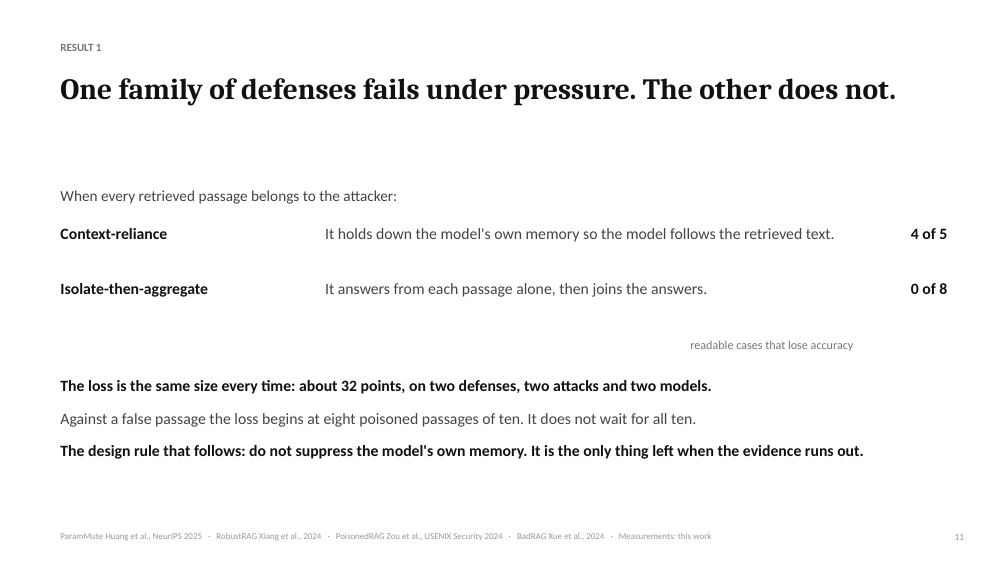
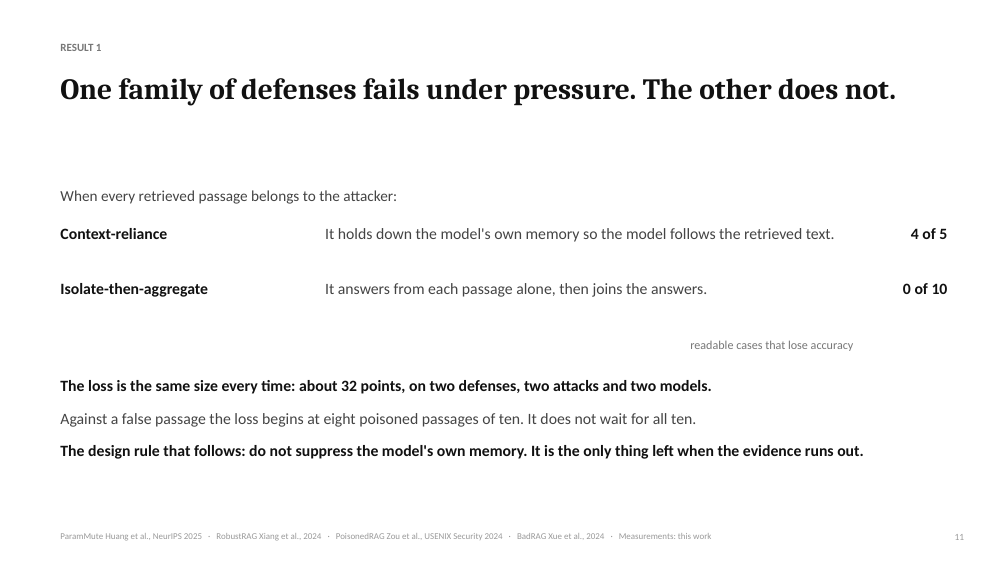
Before and after one commit to Nyamtulla/context_poison, a slide deck: slide 11 of advisor_meeting.pptx. Drawn at 1008x567 pixels with LibreOffice and Linux fonts; fonts in the diff are those of the drawing. Boxes give left, top, right and bottom in pixels: in the first picture for what was removed or moved away, otherwise in the second. Text is boxed around its words. In the diff, an @@ line names an element or a change of style, - is before the commit and + after.

```diff
--- a/advisor_meeting.pptx
+++ b/advisor_meeting.pptx
@@ text at [903, 283, 948, 294]: text changed @@
-0 of 8
+0 of 10
```
Also in this commit, not shown: 2 other slides changed, 1 slide added, 1 slide removed, 5 other files.
